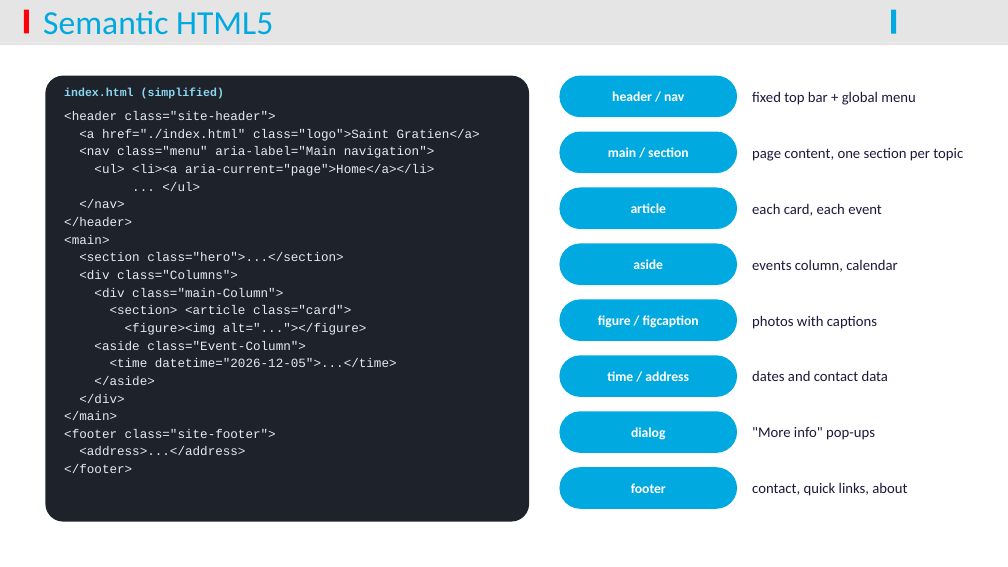
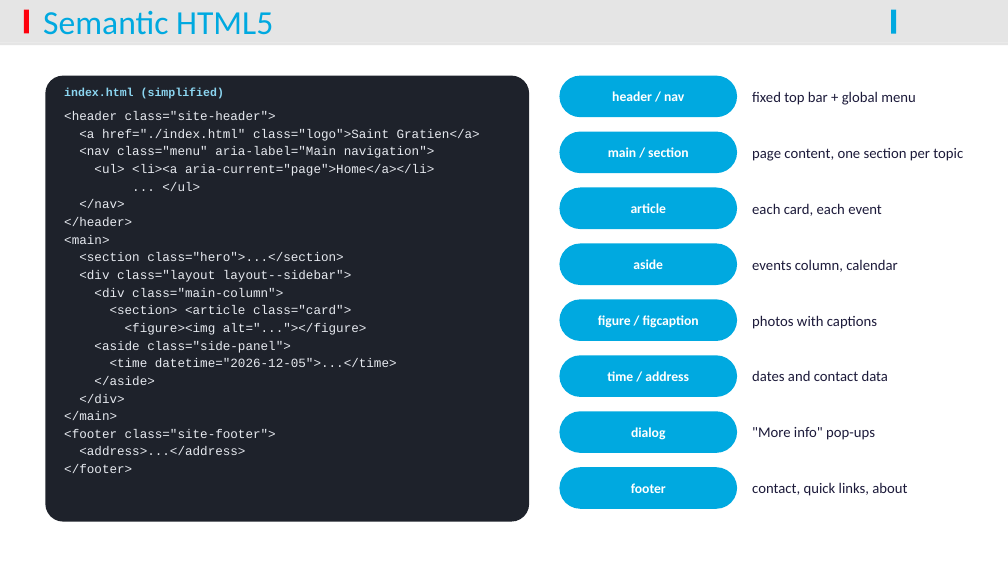
Before and after one commit to Mathatou/WebDesign, a slide deck: slide 5 of ITW_Presentation_Saint-Gratien.pptx. Drawn at 1008x567 pixels with LibreOffice and Linux fonts; fonts in the diff are those of the drawing; background and template pictures are left out. Boxes give left, top, right and bottom in pixels: in the first picture for what was removed or moved away, otherwise in the second. Text is boxed around its words. In the diff, an @@ line names an element or a change of style, - is before the commit and + after.

```diff
--- a/ITW_Presentation_Saint-Gratien.pptx
+++ b/ITW_Presentation_Saint-Gratien.pptx
@@ text at bbox=[79, 270, 351, 297]: text changed @@
-<div class="Columns">
-<div class="main-Column">
+<div class="layout layout--sidebar">
+<div class="main-column">
@@ text at bbox=[94, 341, 291, 353]: text changed @@
-<aside class="Event-Column">
+<aside class="side-panel">
```
Also in this commit, not shown: 6 other slides changed, 13 other files.
